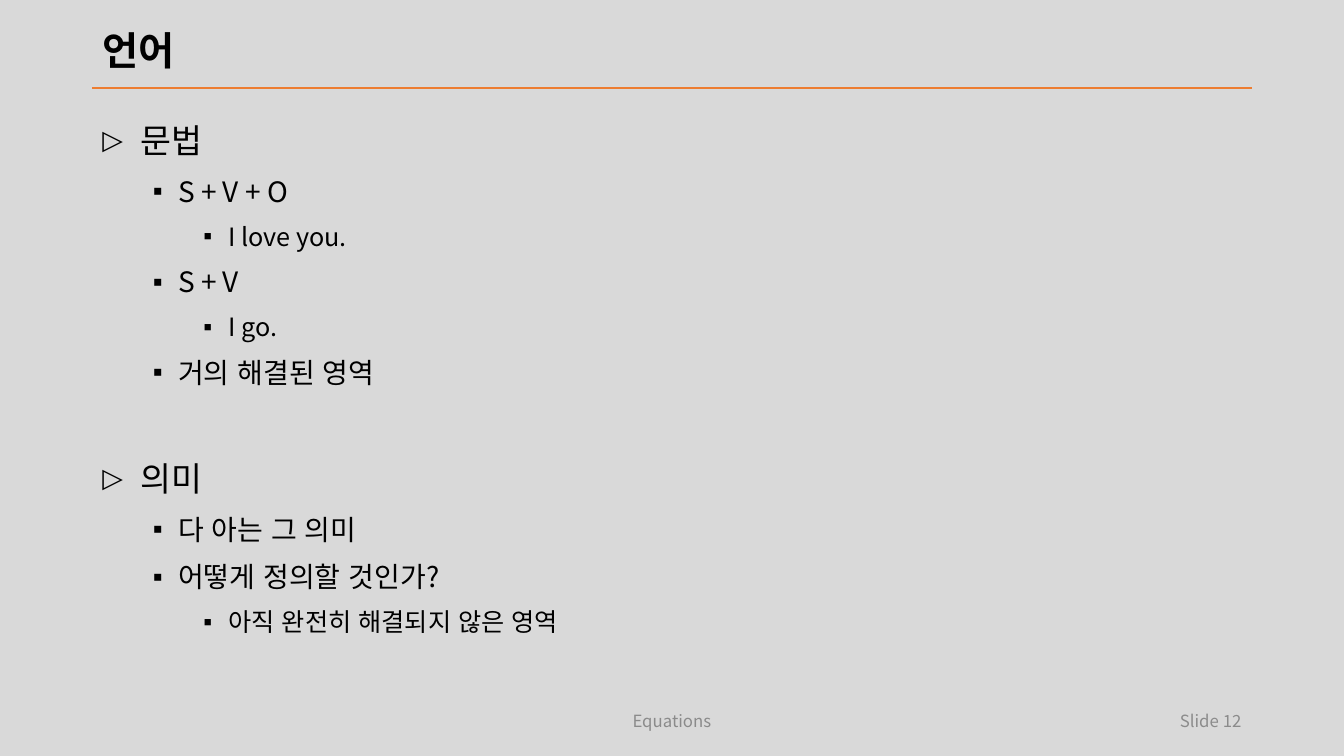
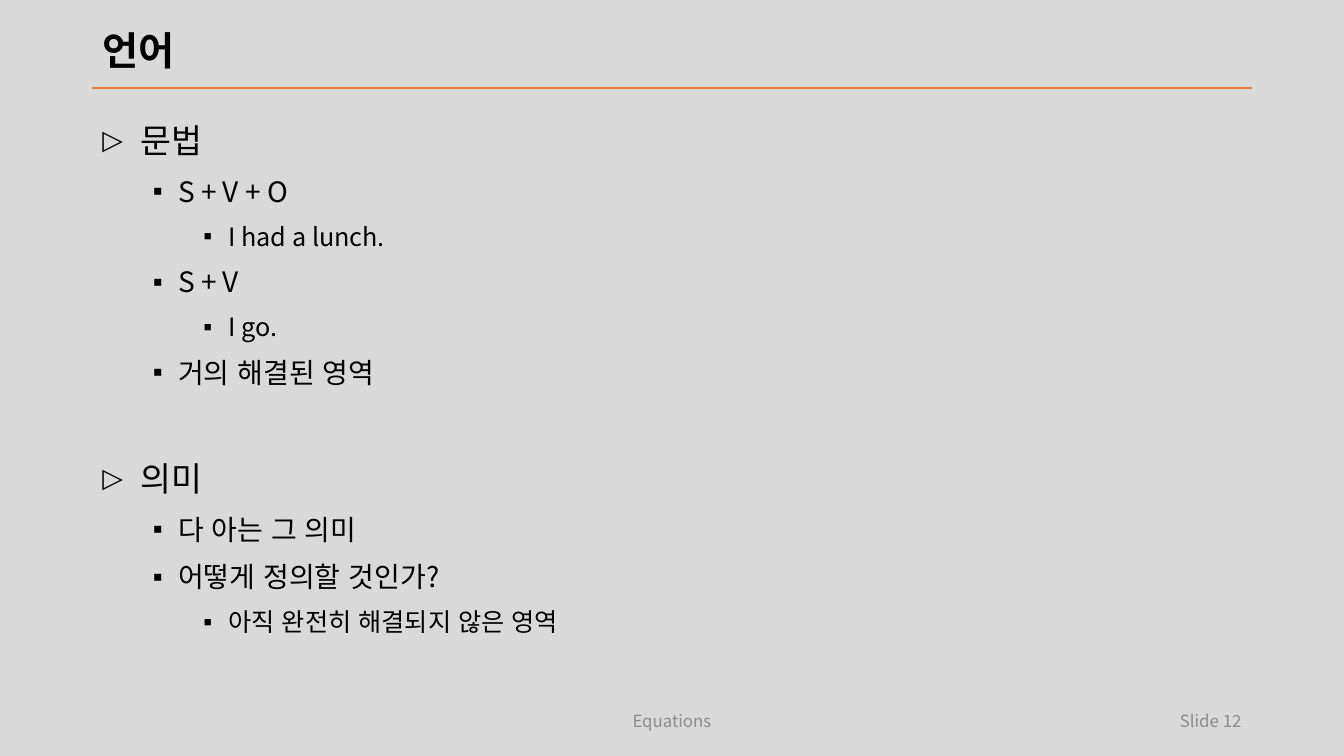
Before and after one commit to laxtools/article, a slide deck: slide 12 of programming/compiler/lecture/note.pptx. Drawn at 1344x756 pixels with LibreOffice and Linux fonts; fonts in the diff are those of the drawing. Boxes give left, top, right and bottom in pixels: in the first picture for what was removed or moved away, otherwise in the second. Text is boxed around its words. In the diff, an @@ line names an element or a change of style, - is before the commit and + after.

```diff
--- a/programming/compiler/lecture/note.pptx
+++ b/programming/compiler/lecture/note.pptx
@@ text at bbox=[228, 226, 385, 247]: text changed @@
-    ▪ I love you.
+    ▪ I had a lunch.
```
Also in this commit, not shown: 9 other slides changed, 43 slides added, 1 slide removed, 1 other file.
